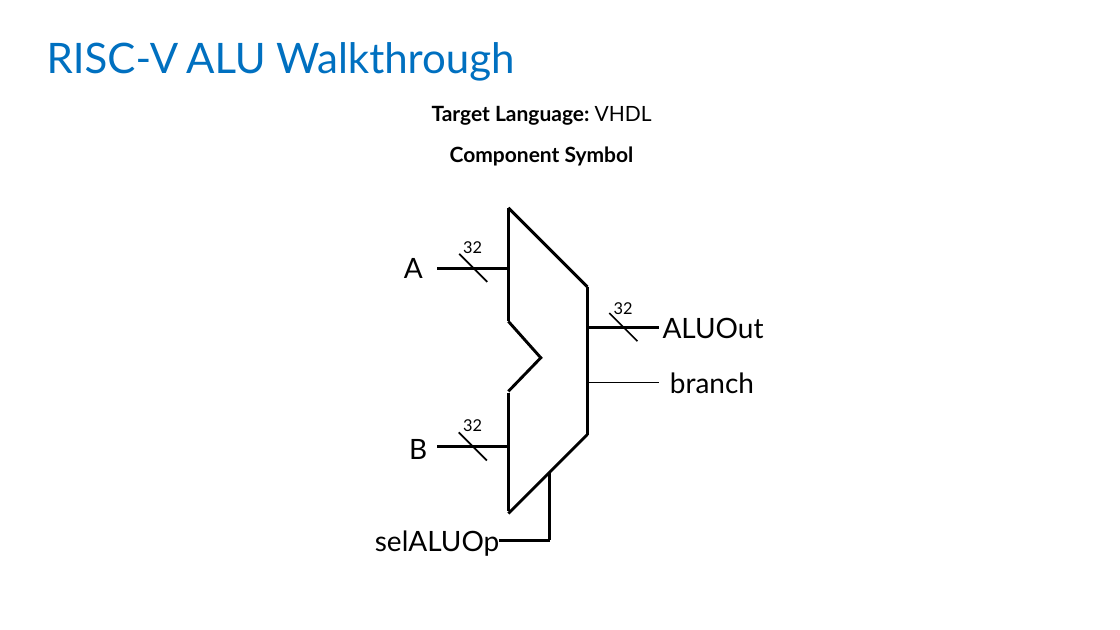
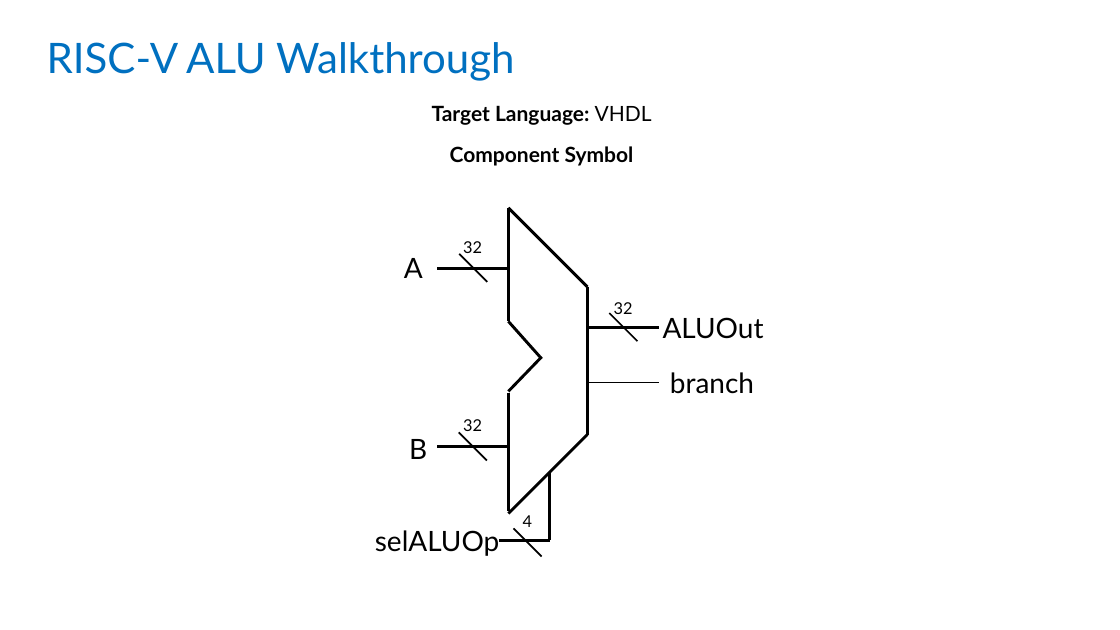
Before and after one commit to Logicademy/PYNQ-SoC-Builder, a slide deck: slide 3 of docs/walkthroughs.pptx. Drawn at 1120x630 pixels with LibreOffice and Linux fonts; fonts in the diff are those of the drawing. Boxes give left, top, right and bottom in pixels: in the first picture for what was removed or moved away, otherwise in the second. Text is boxed around its words. In the diff, an @@ line names an element or a change of style, - is before the commit and + after.

```diff
--- a/docs/walkthroughs.pptx
+++ b/docs/walkthroughs.pptx
@@ line added from (542, 556) to (513, 528), #000000 1.5 pt @@
@@ text added at [523, 515, 532, 527], 14 pt, text #000000 @@
+4
```
Also in this commit, not shown: 1 other slide changed, 7 slides added.
